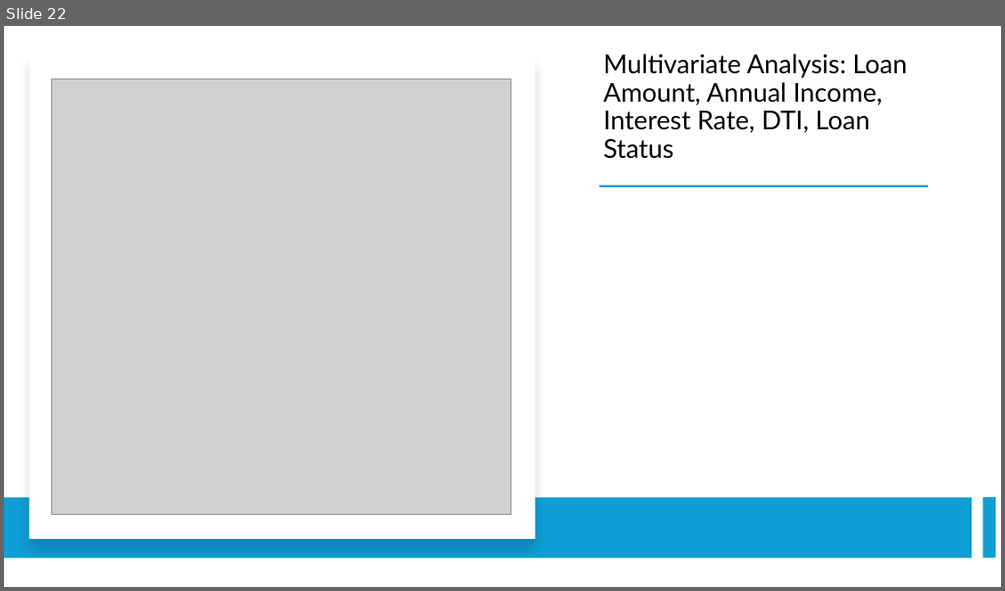
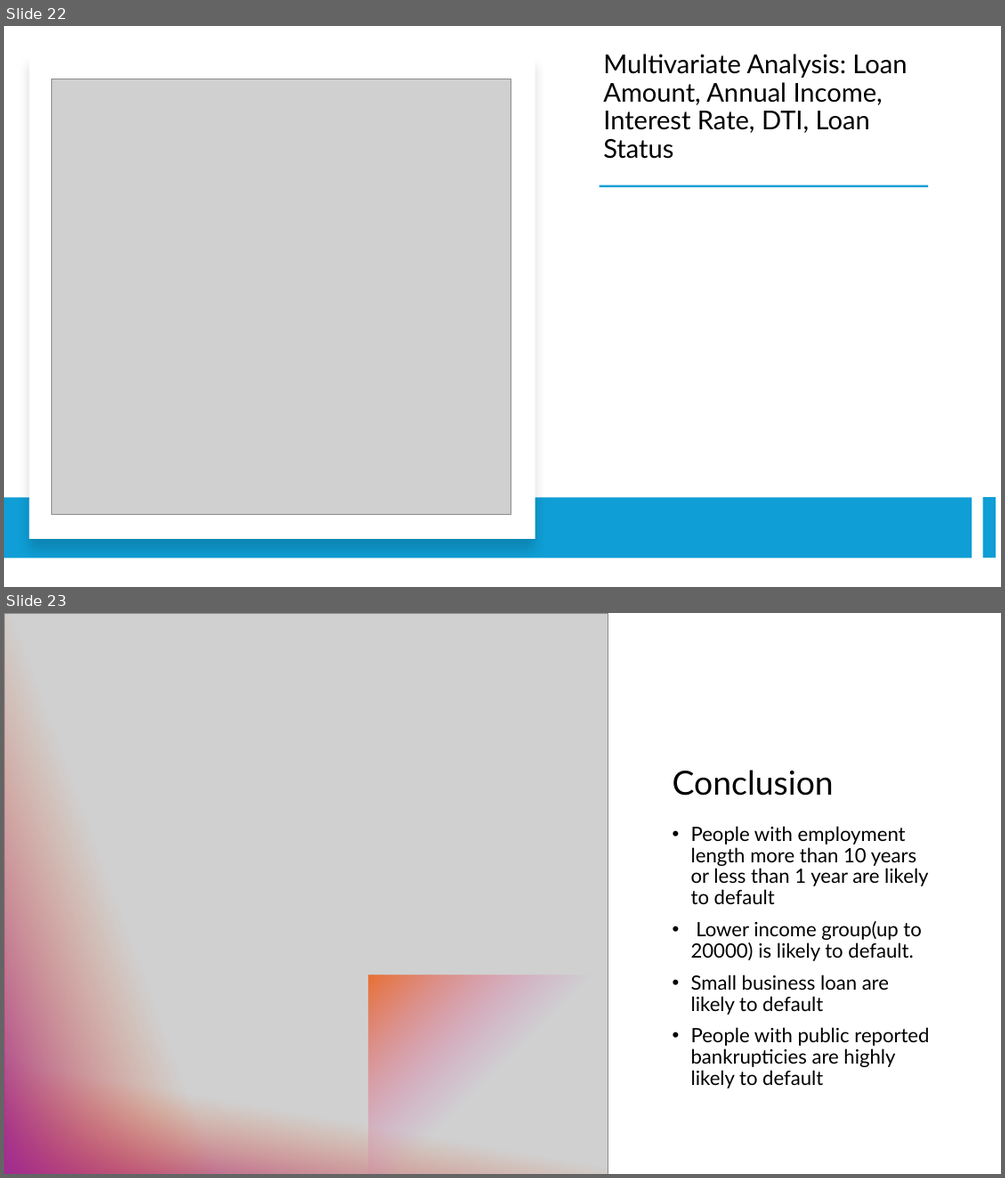
Before and after one commit to chetnapriyadarshini/Lending_Club_Case_Study_EDA, a slide deck: LendingClubCaseStudy_EDA.pptx. Shown one above the other, each under a label of ours: slide 22 before the commit, slides 22 and 23 after it. The pictures are 1005x591 and 1005x1178 pixels, drawn with LibreOffice and Linux fonts; fonts in the diff are those of the drawing; grey boxes stand for pictures. Boxes give left, top, right and bottom in pixels: in the first picture for what was removed or moved away, otherwise in the second. Text is boxed around its words. In the diff, an @@ line names an element or a change of style, - is before the commit and + after.

```diff
--- a/LendingClubCaseStudy_EDA.pptx
+++ b/LendingClubCaseStudy_EDA.pptx
@@ slide 23 added at bbox=[4, 613, 1001, 1174], background #FFFFFF @@
@@ picture added at bbox=[4, 613, 608, 1174] @@
@@ rectangle added at bbox=[4, 613, 251, 1174], fill gradient #A02B93 to #E97132 @@
@@ title added at bbox=[672, 770, 833, 795], 32 pt, text #000000 @@
+Conclusion
@@ text added at bbox=[691, 826, 929, 1088], 19 pt, text #000000 @@
+• People with employment length more than 10 years or less than 1 year are likely to default
+• Lower income group(up to 20000) is likely to default.
+• Small business loan are likely to default
+• People with public reported bankrupticies are highly likely to default
@@ rectangle added at bbox=[369, 975, 608, 1174], fill gradient #E97132 to #D86ECC @@
@@ rectangle added at bbox=[4, 1041, 608, 1174], fill gradient #A02B93 to #E97132 @@
```
Also in this commit, not shown: 1 slide changed, 1 slide removed, 4 other files.
